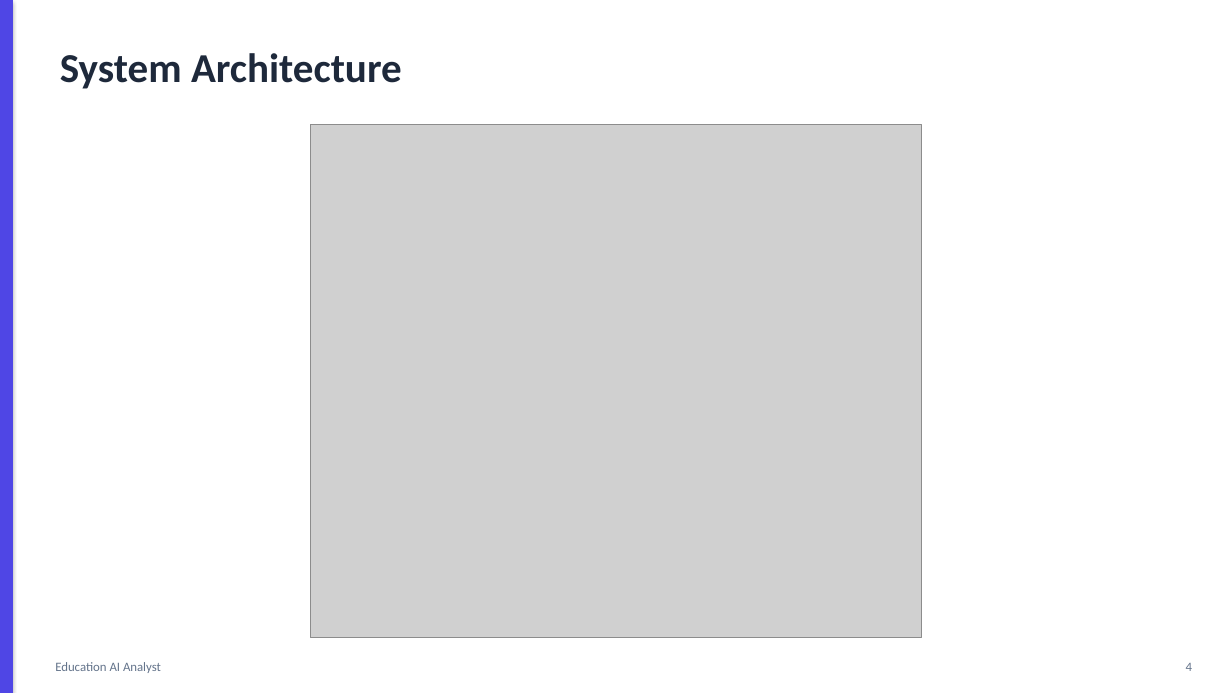
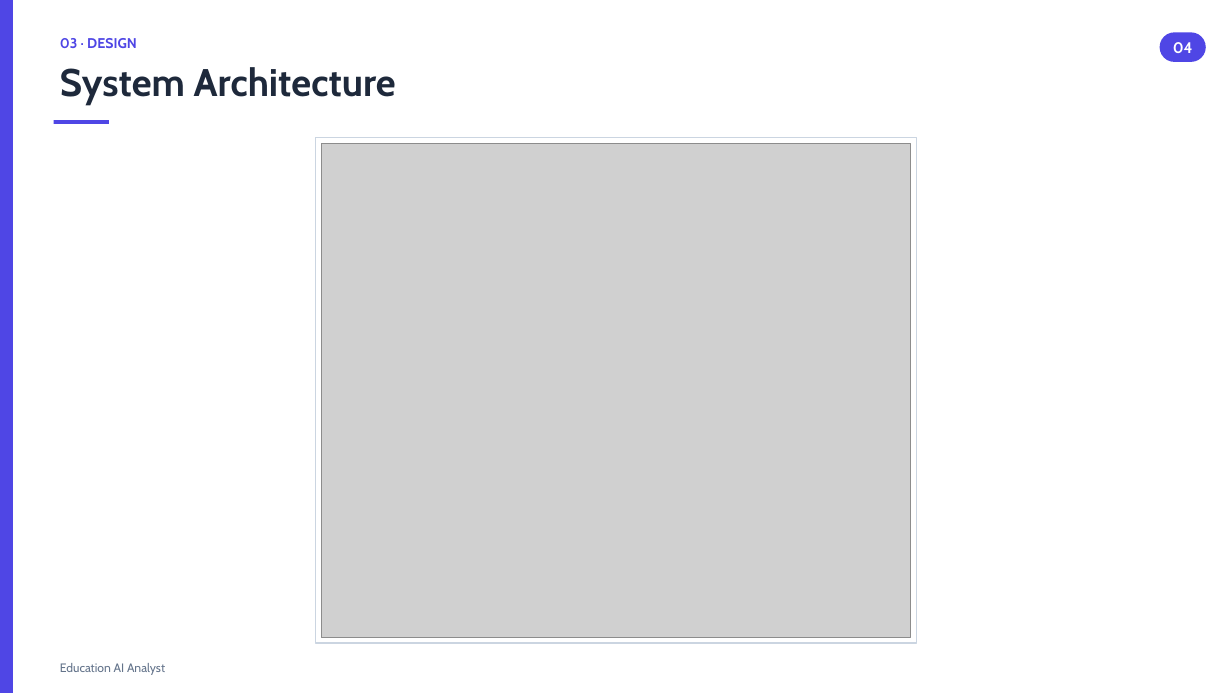
Before and after one commit to sumaiyaSultanaTarin/Education-AI-Analyst, a slide deck: slide 4 of docs/presentation-slides.pptx. Drawn at 1232x693 pixels with LibreOffice and Linux fonts; fonts in the diff are those of the drawing; grey boxes stand for pictures. Boxes give left, top, right and bottom in pixels: in the first picture for what was removed or moved away, otherwise in the second. Text is boxed around its words. In the diff, an @@ line names an element or a change of style, - is before the commit and + after.

```diff
--- a/docs/presentation-slides.pptx
+++ b/docs/presentation-slides.pptx
@@ rectangle at bbox=[0, 0, 13, 693]: shadow off @@
@@ text "System Architecture": place and size @@
-text "System Architecture" at bbox=[60, 53, 402, 89]
+text "System Architecture" at bbox=[60, 67, 396, 105]
@@ text "System Architecture" at bbox=[60, 67, 396, 105]: size 32 to 30 pt, font Calibri to Cabin @@
@@ text added at bbox=[60, 38, 137, 48], 11 pt, text #4F46E5, bold @@
+03 · DESIGN
@@ rounded rectangle added at bbox=[1160, 32, 1206, 62], fill #4F46E5, 12 pt, text #FFFFFF, bold @@
+04
@@ rectangle added at bbox=[54, 120, 109, 124], fill #4F46E5 @@
@@ rectangle added at bbox=[316, 138, 917, 643], fill #FFFFFF, outline #CBD5E1 1 pt @@
@@ picture: place and size @@
-picture at bbox=[311, 125, 922, 638]
+picture at bbox=[322, 143, 911, 638]
@@ text "Education AI Analyst" at bbox=[60, 663, 165, 675]: size 10 to 9.5 pt, font Calibri to Cabin @@
@@ text removed at bbox=[1186, 663, 1192, 671] @@
-4
```
Also in this commit, not shown: 9 other slides changed.
